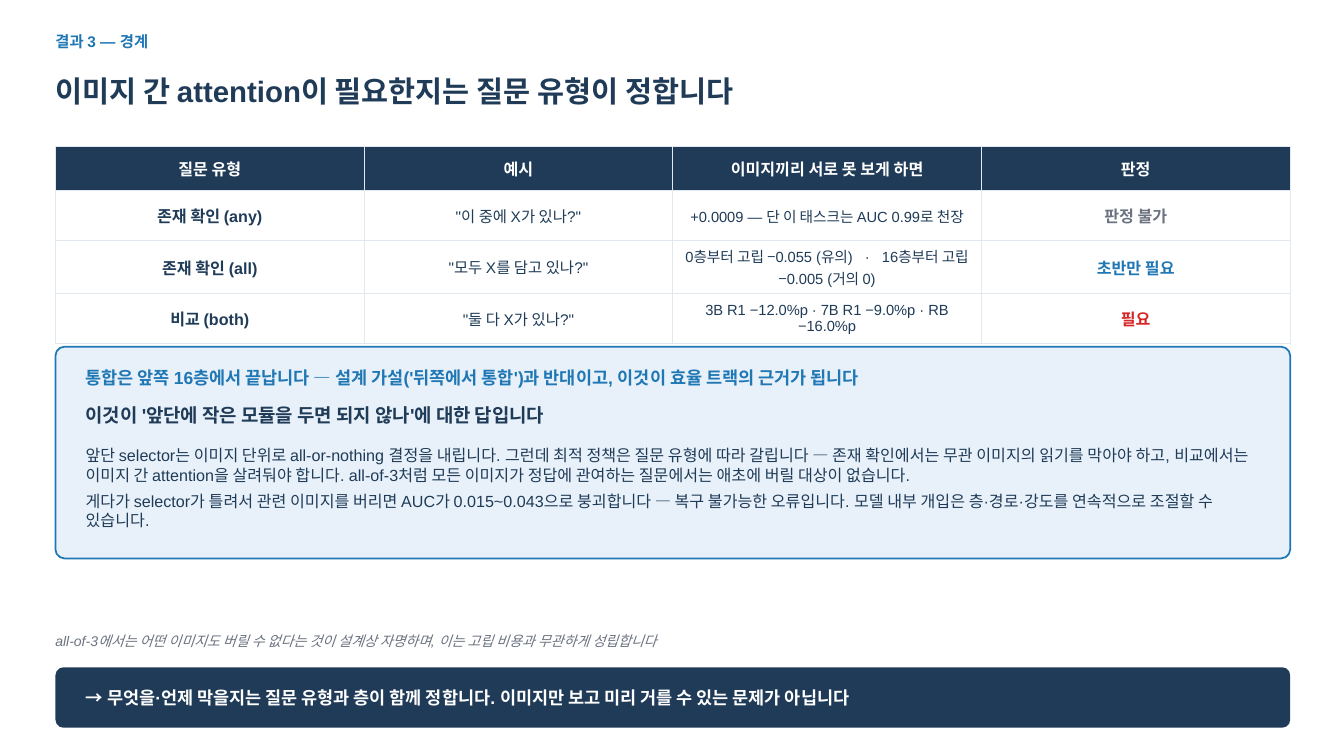
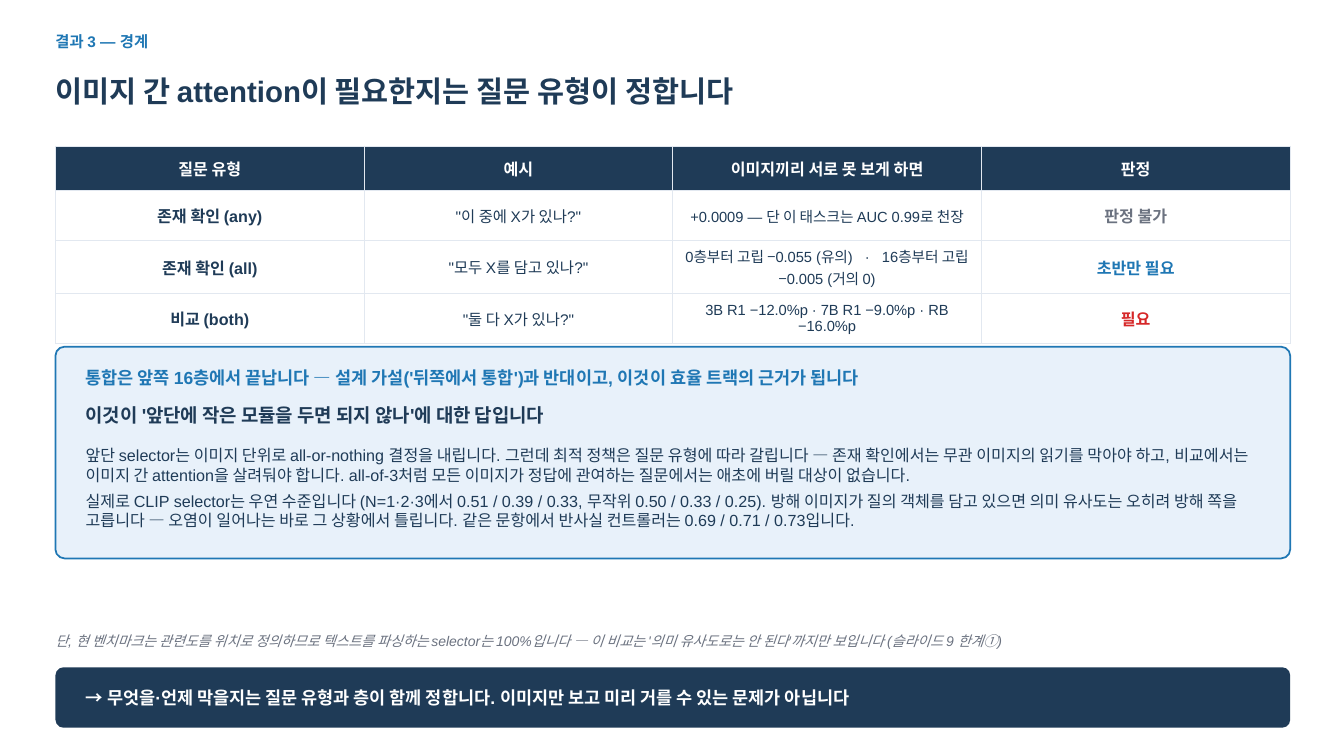
Before and after one commit to hsmai/Source-Depth, a slide deck: slide 5 of meeting/SourceDepth_meeting_v5.pptx. Drawn at 1344x756 pixels with LibreOffice and Linux fonts; fonts in the diff are those of the drawing. Boxes give left, top, right and bottom in pixels: in the first picture for what was removed or moved away, otherwise in the second. Text is boxed around its words. In the diff, an @@ line names an element or a change of style, - is before the commit and + after.

```diff
--- a/meeting/SourceDepth_meeting_v5.pptx
+++ b/meeting/SourceDepth_meeting_v5.pptx
@@ text at <box>86,493,1237,528</box>: text changed @@
-게다가 selector가 틀려서 관련 이미지를 버리면 AUC가 0.015~0.043으로 붕괴합니다 — 복구 불가능한 오류입니다. 모델 내부 개입은 층·경로·강도를 연속적으로 조절할 수 있습니다.
+실제로 CLIP selector는 우연 수준입니다 (N=1·2·3에서 0.51 / 0.39 / 0.33, 무작위 0.50 / 0.33 / 0.25). 방해 이미지가 질의 객체를 담고 있으면 의미 유사도는 오히려 방해 쪽을 고릅니다 — 오염이 일어나는 바로 그 상황에서 틀립니다. 같은 문항에서 반사실 컨트롤러는 0.69 / 0.71 / 0.73입니다.
@@ text at <box>55,634,998,649</box>: text changed @@
-all-of-3에서는 어떤 이미지도 버릴 수 없다는 것이 설계상 자명하며, 이는 고립 비용과 무관하게 성립합니다
+단, 현 벤치마크는 관련도를 위치로 정의하므로 텍스트를 파싱하는 selector는 100%입니다 — 이 비교는 '의미 유사도로는 안 된다'까지만 보입니다 (슬라이드 9 한계①)
```
Also in this commit, not shown: 4 other files.
